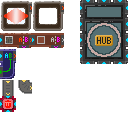
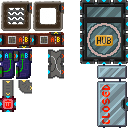
Layers edited between the first and the second 128px x 128px image:
hid "Paint Layer 4(pasted)", painted on it over [0, 0, 128, 128]
painted on "Paint Layer 1" over [0, 0, 128, 128]
